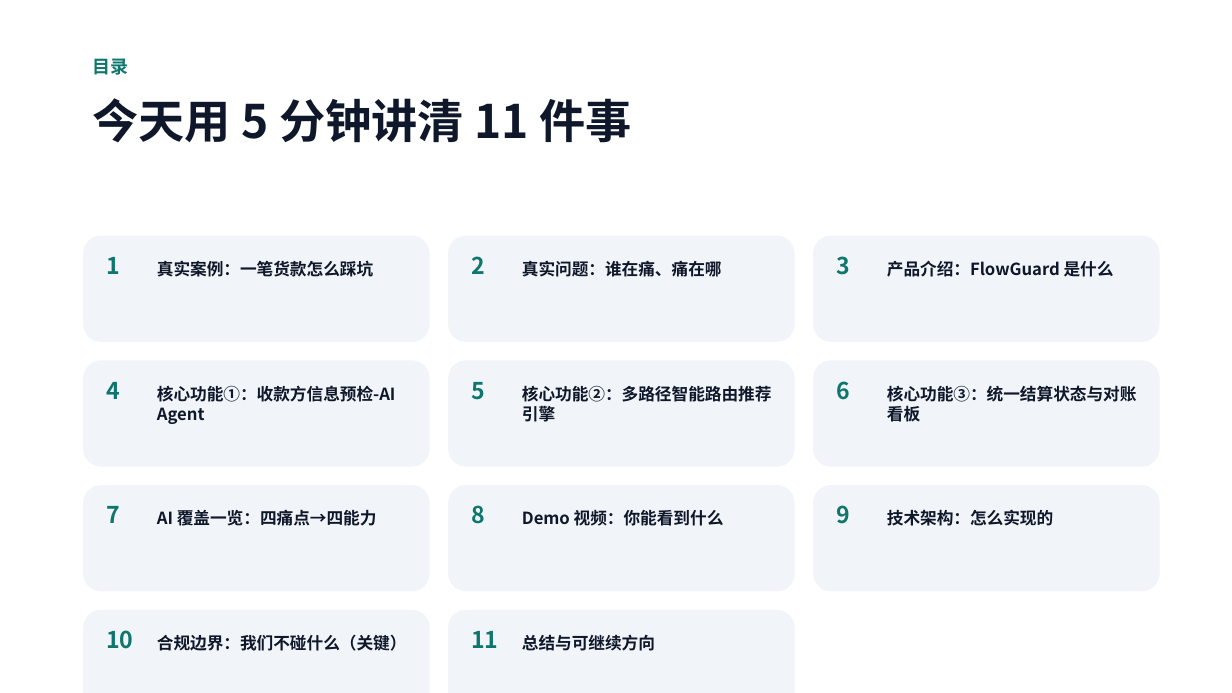
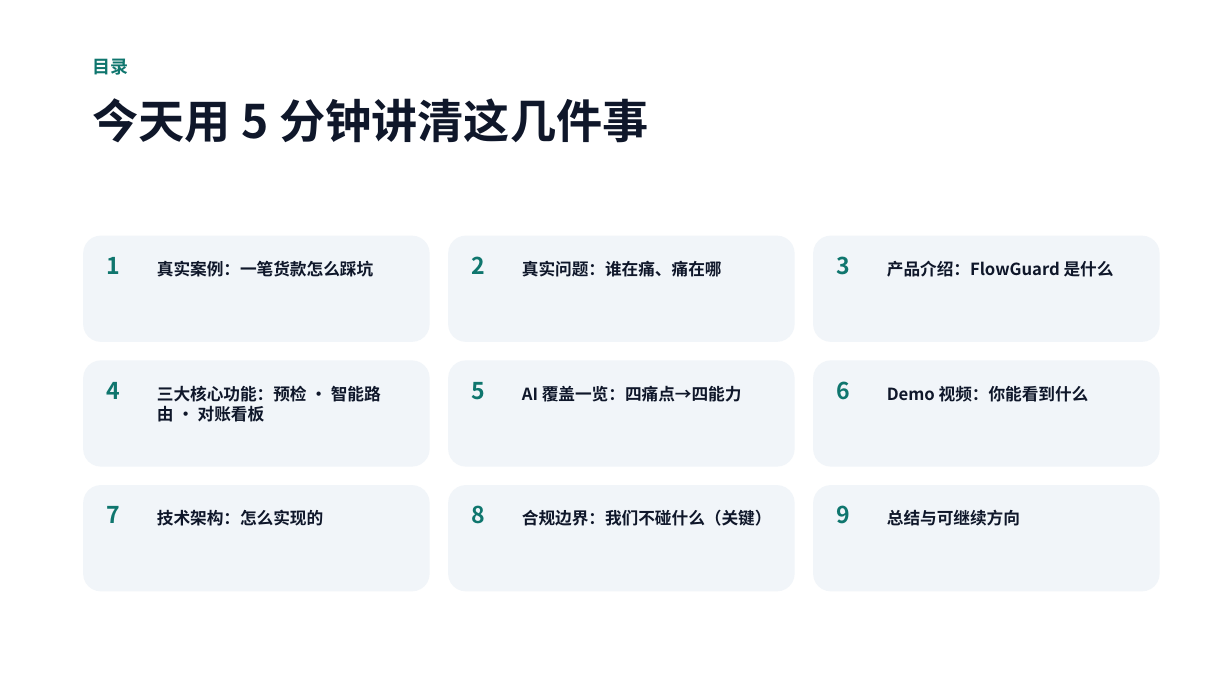
Before and after one commit to Michael-4753/flowguard-payout, a slide deck: slide 2 of public/FlowGuard-Hackathon-Pitch.pptx. Drawn at 1232x693 pixels with LibreOffice and Linux fonts; fonts in the diff are those of the drawing. Boxes give left, top, right and bottom in pixels: in the first picture for what was removed or moved away, otherwise in the second. Text is boxed around its words. In the diff, an @@ line names an element or a change of style, - is before the commit and + after.

Commit message:
eazo: sync 2026-08-15T08:54:53Z

```diff
--- a/public/FlowGuard-Hackathon-Pitch.pptx
+++ b/public/FlowGuard-Hackathon-Pitch.pptx
@@ text at (92, 98, 649, 143): text changed @@
-今天用 5 分钟讲清 11 件事
+今天用 5 分钟讲清这几件事
@@ text at (157, 383, 381, 422): text changed @@
-核心功能①：收款方信息预检-AI Agent
+三大核心功能：预检 · 智能路由 · 对账看板
@@ text at (522, 385, 742, 402): text changed @@
-核心功能②：多路径智能路由推荐引擎
+AI 覆盖一览：四痛点→四能力
@@ text at (887, 385, 1089, 402): text changed @@
-核心功能③：统一结算状态与对账看板
+Demo 视频：你能看到什么
@@ text at (157, 509, 323, 526): text changed @@
-AI 覆盖一览：四痛点→四能力
+技术架构：怎么实现的
@@ text at (887, 509, 1020, 526): text changed @@
-技术架构：怎么实现的
+总结与可继续方向
@@ text at (522, 510, 772, 526): text changed @@
-Demo 视频：你能看到什么
+合规边界：我们不碰什么（关键）
@@ rounded rectangle removed at (83, 610, 430, 693) @@
@@ rounded rectangle removed at (448, 610, 795, 693) @@
@@ text removed at (106, 630, 133, 649) @@
-10
@@ text removed at (157, 635, 407, 651) @@
-合规边界：我们不碰什么（关键）
@@ text removed at (471, 631, 498, 648) @@
-11
@@ text removed at (522, 634, 655, 651) @@
-总结与可继续方向
```
